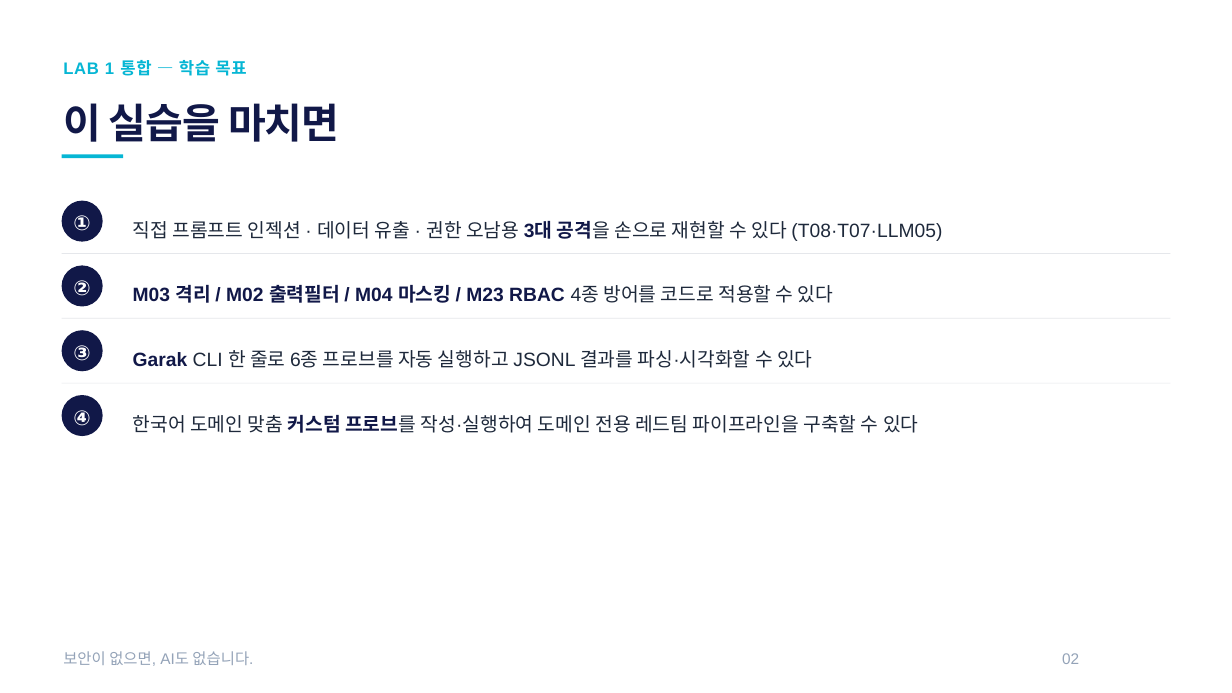
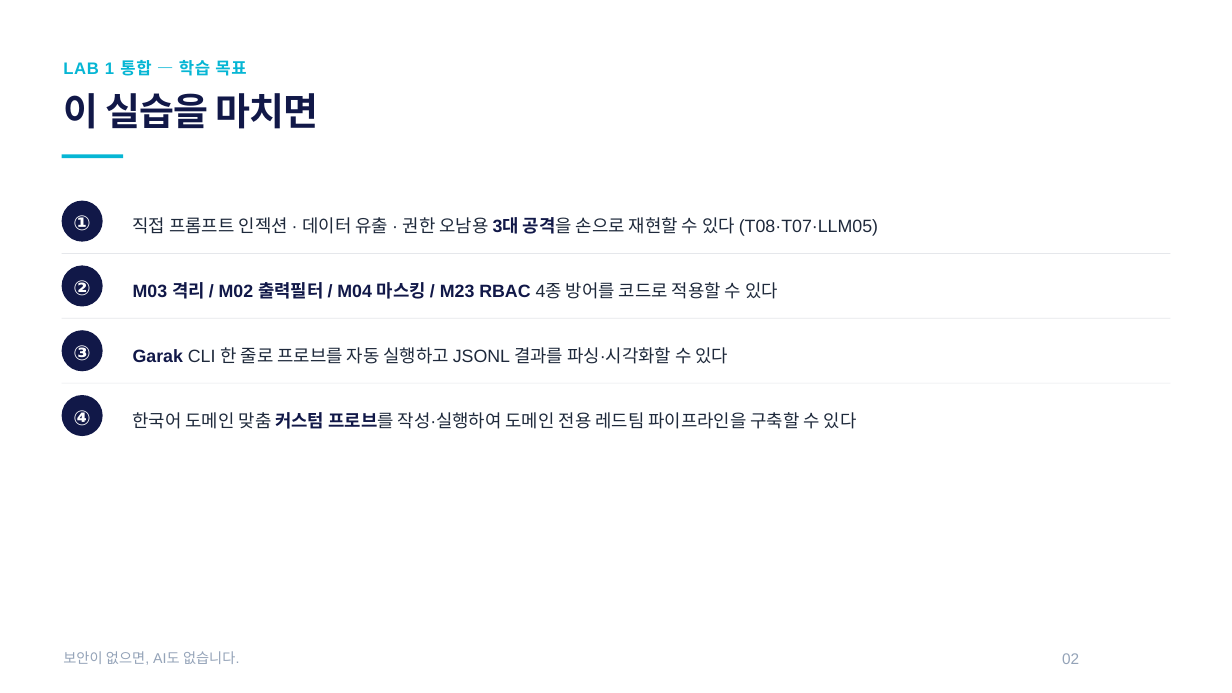
Before and after one commit to sulgik/security-workshop, a slide deck: slide 2 of ws02/class/ws02_slide_class4.pptx. Drawn at 1232x693 pixels with LibreOffice and Linux fonts; fonts in the diff are those of the drawing. Boxes give left, top, right and bottom in pixels: in the first picture for what was removed or moved away, otherwise in the second. Text is boxed around its words. In the diff, an @@ line names an element or a change of style, - is before the commit and + after.

```diff
--- a/ws02/class/ws02_slide_class4.pptx
+++ b/ws02/class/ws02_slide_class4.pptx
@@ text "이 실습을 마치면" at [63, 93, 318, 129]: size 48 to 44.4 pt; line spacing 1.08 to 0.88 @@
@@ text at [133, 347, 729, 364]: text changed; size 22.5 to 20.8 pt @@
-Garak CLI 한 줄로 6종 프로브를 자동 실행하고 JSONL 결과를 파싱·시각화할 수 있다
+Garak CLI 한 줄로 프로브를 자동 실행하고 JSONL 결과를 파싱·시각화할 수 있다
@@ size 22.5 to 20.8 pt; line spacing 1.45 to 1.35 in 3 elements at [133, 217, 878, 236], [133, 282, 778, 299], [133, 412, 857, 429] @@
@@ text "보안이 없으면, AI도 없습니다." at [63, 651, 239, 665]: size 18 to 16.6 pt @@
```
Also in this commit, not shown: 26 other slides changed, 1 slide added, 6 slides removed, 49 other files.
